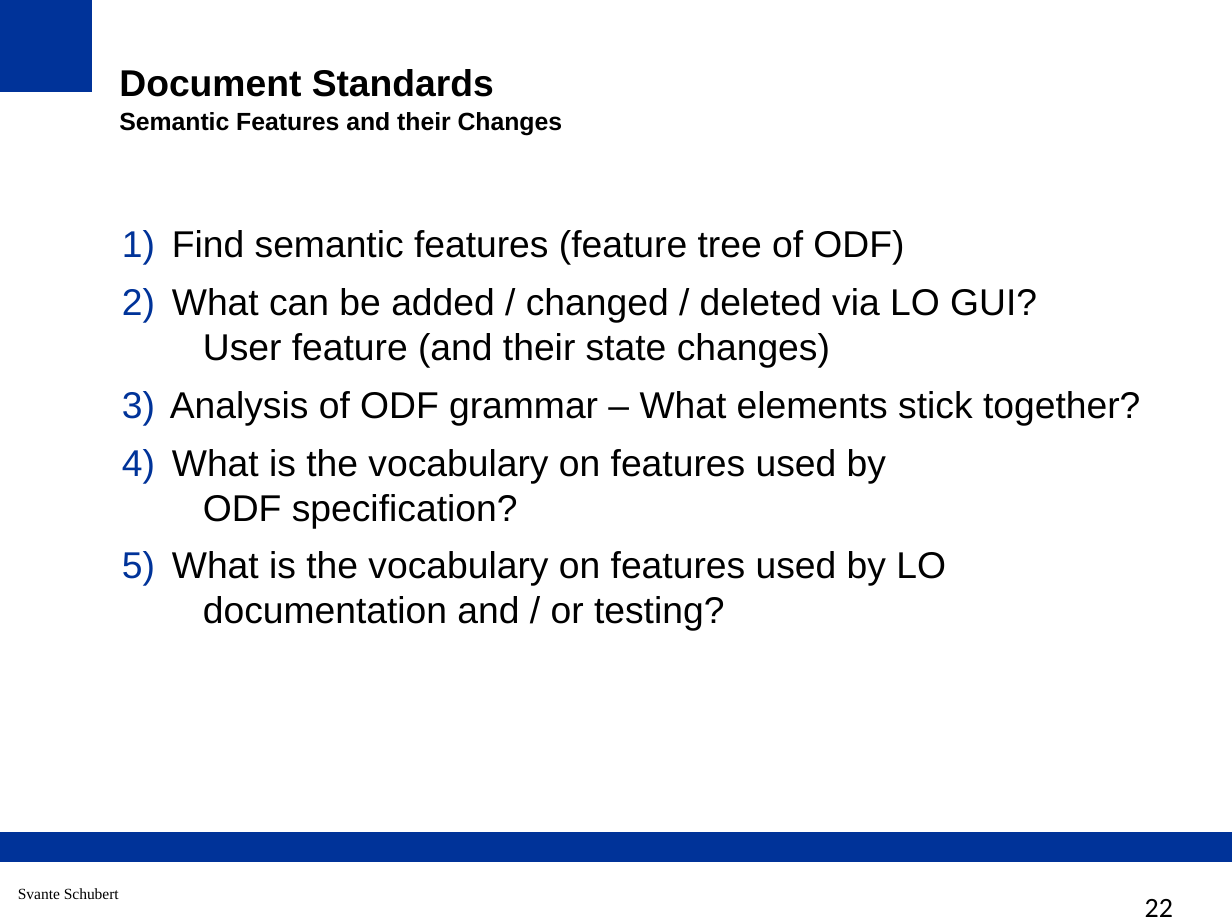
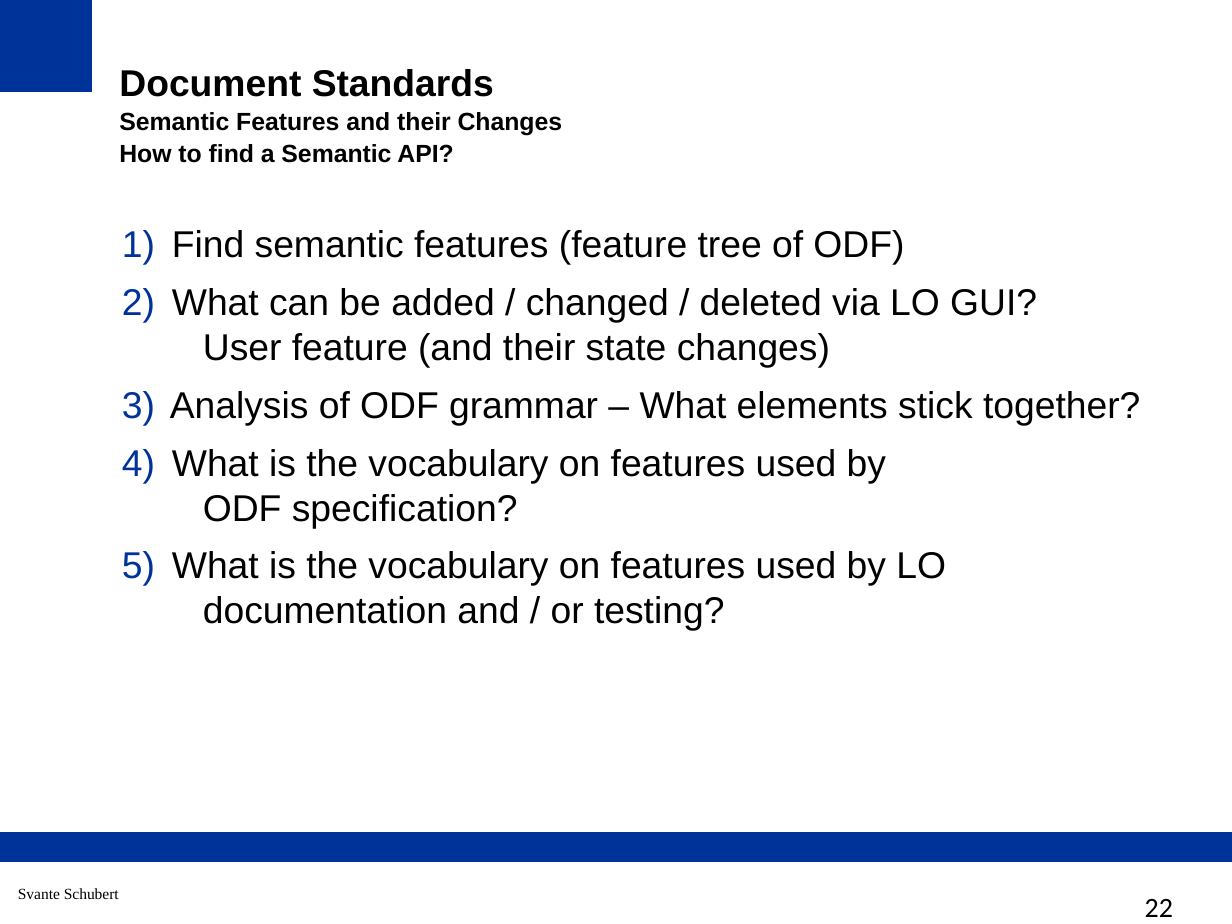
Before and after one commit to tdf/odftoolkit, a slide deck: slide 22 of docs/docs/presentations/2023 - LibreOffice Conference Bukarest - ODF and it's Toolkit.odp. Drawn at 1232x924 pixels with LibreOffice and Linux fonts; fonts in the diff are those of the drawing. Boxes give left, top, right and bottom in pixels: in the first picture for what was removed or moved away, otherwise in the second. Text is boxed around its words. In the diff, an @@ line names an element or a change of style, - is before the commit and + after.

```diff
--- a/docs/docs/presentations/2023 - LibreOffice Conference Bukarest - ODF and it's Toolkit.odp
+++ b/docs/docs/presentations/2023 - LibreOffice Conference Bukarest - ODF and it's Toolkit.odp
@@ title at (119, 69, 563, 163): text changed @@
-Document Standards
-Semantic Features and their Changes
+Document Standards
+Semantic Features and their Changes
+How to find a Semantic API?
```
Also in this commit, not shown: 7 other slides changed, 1 other file.
